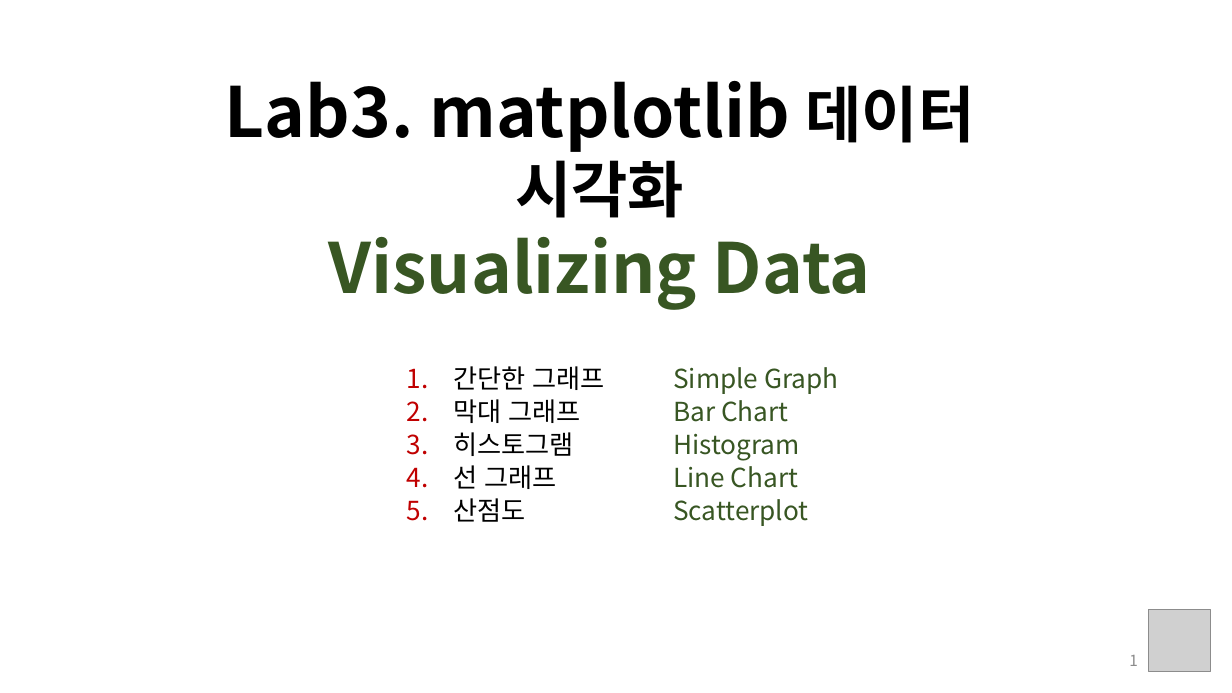
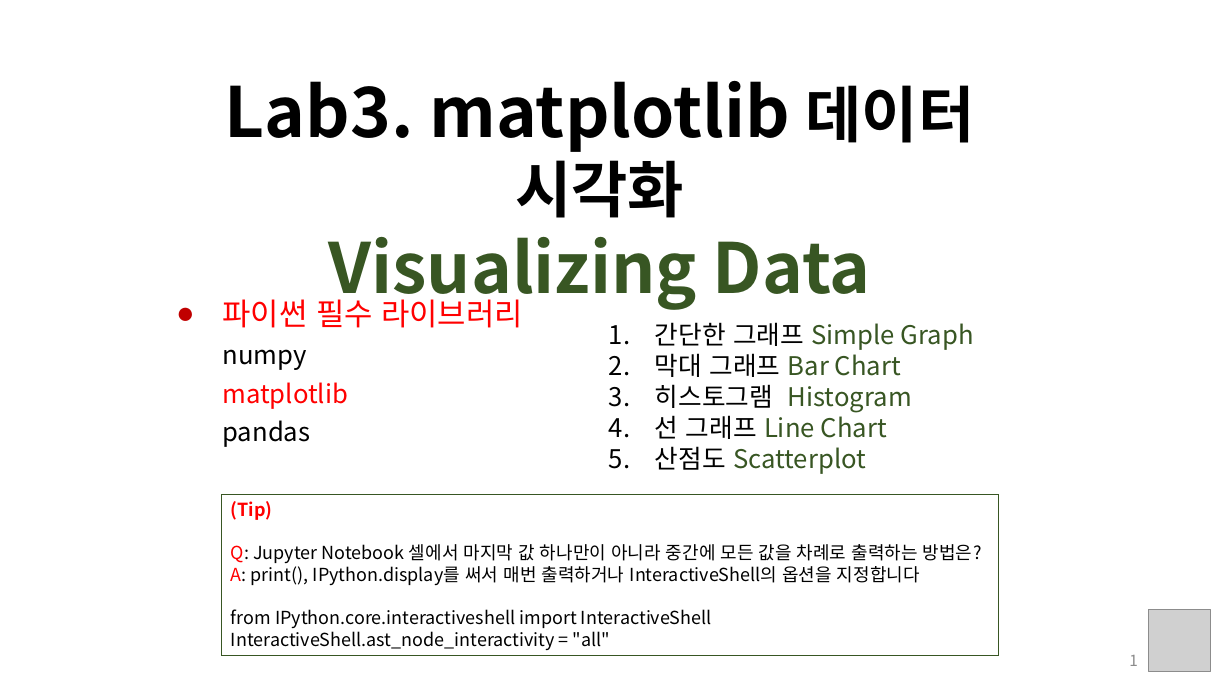
Before and after one commit to SeolJaeHyeok/2021-1_DS, a slide deck: slide 1 of 강의자료/3.PythonLibrary(matplotlib).pptx. Drawn at 1232x693 pixels with LibreOffice and Linux fonts; fonts in the diff are those of the drawing; grey boxes stand for pictures. Boxes give left, top, right and bottom in pixels: in the first picture for what was removed or moved away, otherwise in the second. Text is boxed around its words. In the diff, an @@ line names an element or a change of style, - is before the commit and + after.

```diff
--- a/강의자료/3.PythonLibrary(matplotlib).pptx
+++ b/강의자료/3.PythonLibrary(matplotlib).pptx
@@ subtitle added at bbox=[222, 299, 523, 447], 20 pt, text #FF0000 @@
+● 파이썬 필수 라이브러리
+  numpy
+  matplotlib
+  pandas
@@ text at bbox=[655, 322, 974, 474]: text changed; size 20.4 to 20 pt; text colour #000000 to #385723 @@
-1. 간단한 그래프
-2. 막대 그래프
-3. 히스토그램
-4. 선 그래프
-5. 산점도
+1. 간단한 그래프 Simple Graph
+2. 막대 그래프 Bar Chart
+3. 히스토그램 Histogram
+4. 선 그래프 Line Chart
+5. 산점도 Scatterplot
@@ text removed at bbox=[673, 367, 838, 526] @@
-Simple Graph
-Bar Chart
-Histogram
-Line Chart
-Scatterplot
@@ rectangle added at bbox=[222, 494, 998, 656], outline #385723 0.75 pt, 14 pt, text #000000 @@
+(Tip)
+Q: Jupyter Notebook 셀에서 마지막 값 하나만이 아니라 중간에 모든 값을 차례로 출력하는 방법은?
+A: print(), IPython.display를 써서 매번 출력하거나 InteractiveShell의 옵션을 지정합니다
+from IPython.core.interactiveshell import InteractiveShell
+InteractiveShell.ast_node_interactivity = "all"
```
Also in this commit, not shown: 3 other files.
